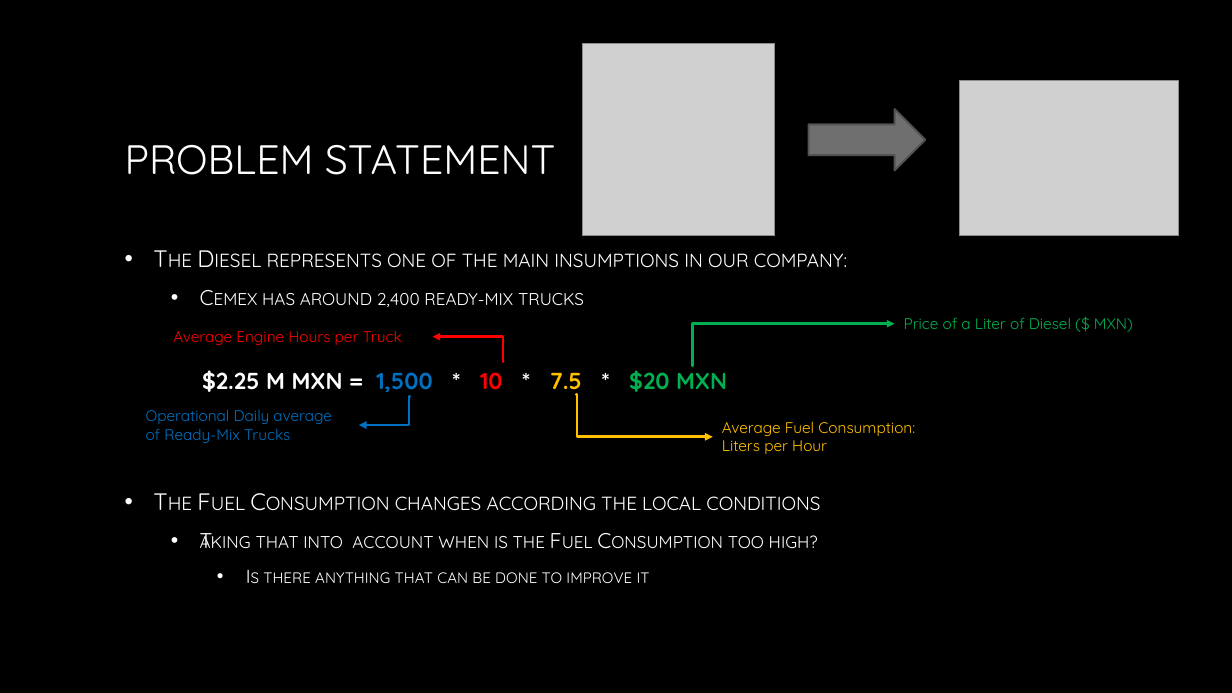
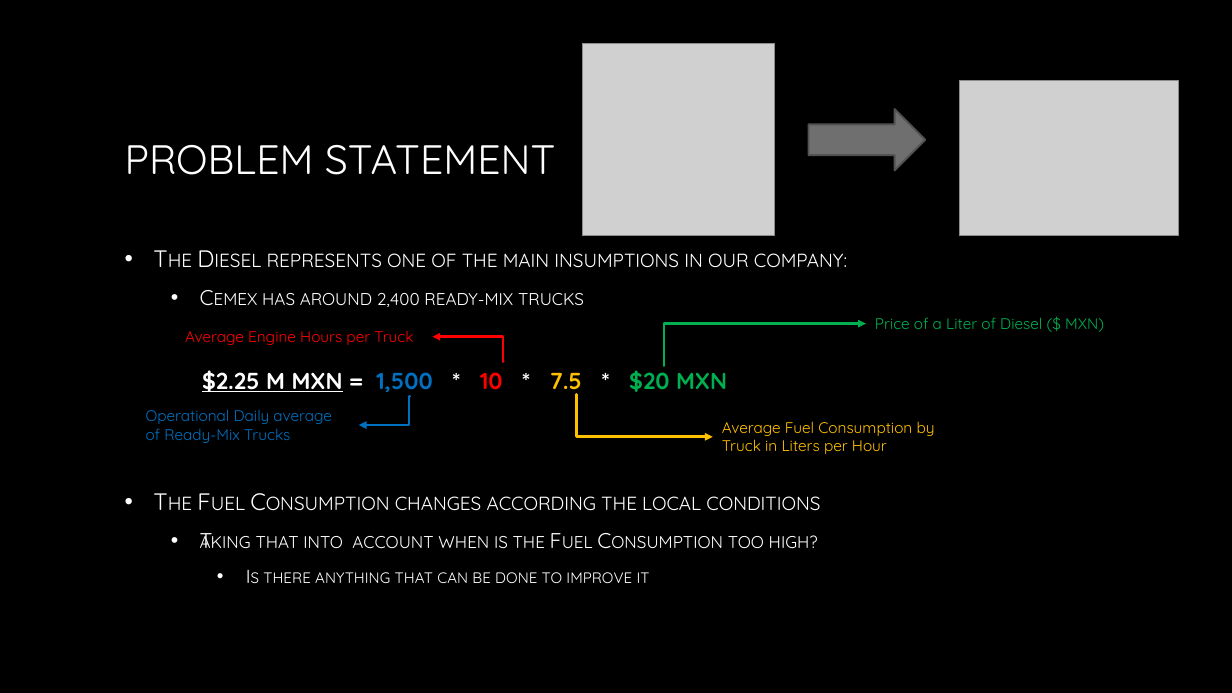
Before and after one commit to rgamerosl/capstone-project, a slide deck: slide 4 of Presentation.pptx (slide 5 before the commit). Drawn at 1232x693 pixels with LibreOffice and Linux fonts; fonts in the diff are those of the drawing; grey boxes stand for pictures; background and template pictures are left out. Boxes give left, top, right and bottom in pixels: in the first picture for what was removed or moved away, otherwise in the second. Text is boxed around its words. In the diff, an @@ line names an element or a change of style, - is before the commit and + after.

```diff
--- a/Presentation.pptx
+++ b/Presentation.pptx
@@ text "Average Engine Hours per Truck": place and size @@
-text "Average Engine Hours per Truck" at <box>173,330,402,345</box>
+text "Average Engine Hours per Truck" at <box>185,331,413,345</box>
@@ elbow arrow moved from (693, 366) - (895, 323) to (665, 366) - (866, 323) @@
@@ text "Price of a Liter of ...": place and size @@
-text "Price of a Liter of ..." at <box>904,317,1133,332</box>
+text "Price of a Liter of ..." at <box>875,317,1104,332</box>
@@ text "$2.25 M MXN = 1,500 ..." at <box>202,365,727,395</box>: underline on in "$2.25 M MXN" @@
@@ text at <box>722,421,935,454</box>: text changed @@
-Average Fuel Consumption:
-Liters per Hour
+Average Fuel Consumption by Truck in Liters per Hour
```
Also in this commit, not shown: 2 other slides changed, 1 slide removed.
